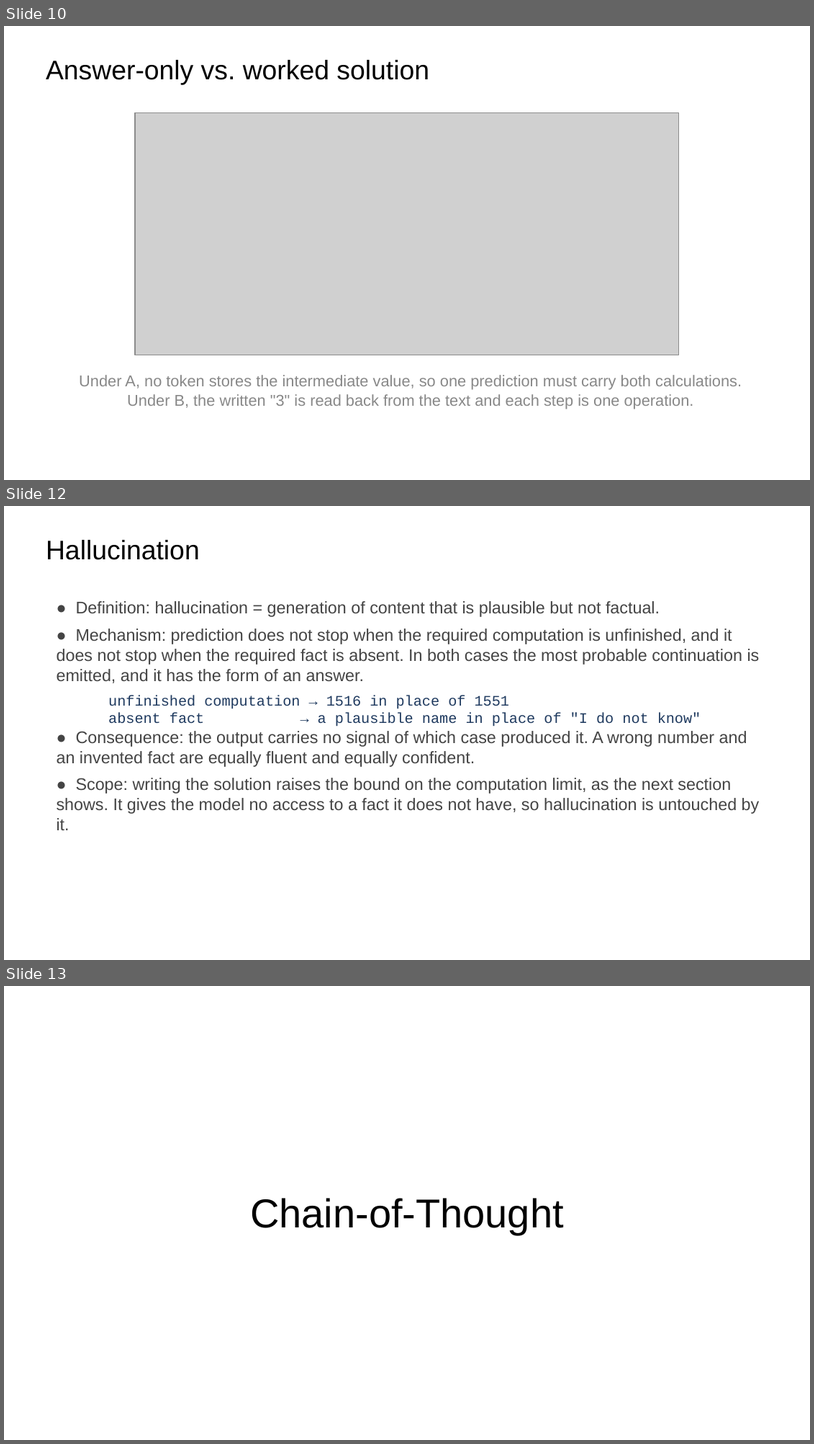
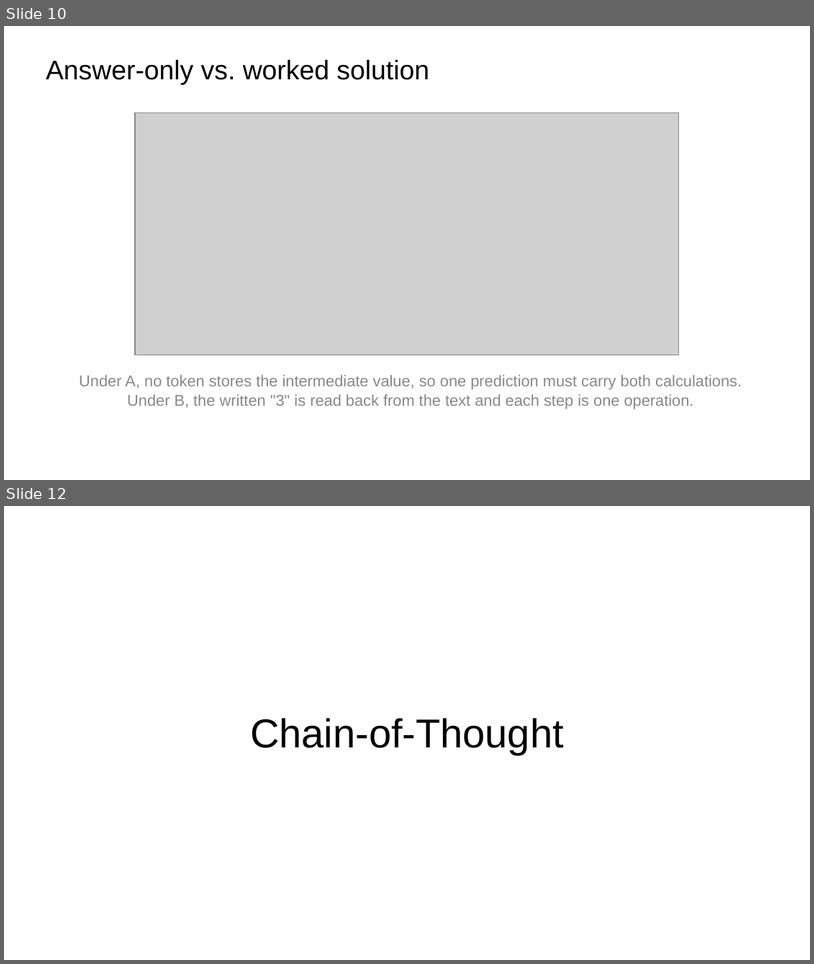
Before and after one commit to ralbu85/stml_2026, a slide deck: lectures/week02/slides-draft-w2.pptx. Shown one above the other, each under a label of ours: slides 10, 12 and 13 before the commit, slides 10 and 12 after it; the slides between them are not shown. The pictures are 814x1444 and 814x964 pixels, drawn with LibreOffice and Linux fonts; fonts in the diff are those of the drawing; grey boxes stand for pictures. Boxes give left, top, right and bottom in pixels: in the first picture for what was removed or moved away, otherwise in the second. Text is boxed around its words. In the diff, an @@ line names an element or a change of style, - is before the commit and + after.

```diff
--- a/lectures/week02/slides-draft-w2.pptx
+++ b/lectures/week02/slides-draft-w2.pptx
@@ slide 12 removed at (4, 506, 810, 960), background #FFFFFF @@
@@ text removed at (46, 540, 200, 560) @@
-Hallucination
@@ text removed at (57, 601, 760, 830) @@
-● Definition: hallucination = generation of content that is plausible but not factual.
-● Mechanism: prediction does not stop when the required computation is unfinished, and it does not stop when the required fact is absent. In both cases the most probable continuation is emitted, and it has the form of an answer.
-unfinished computation → 1516 in place of 1551
-absent fact → a plausible name in place of "I do not know"
-● Consequence: the output carries no signal of which case produced it. A wrong number and an invented fact are equally fluent and equally confident.
-● Scope: writing the solution raises the bound on the computation limit, as the next section shows. It gives the model no access to a fact it does not have, so hallucination is untouched by it.
@@ what was slide 13 is now slide 12 @@
```
Also in this commit, not shown: 3 slides changed, 1 other file.
